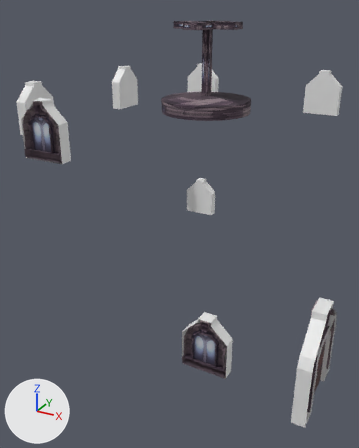
Before and after pictures for a commit that changed the FBX model res/Room/Window01.FBX.
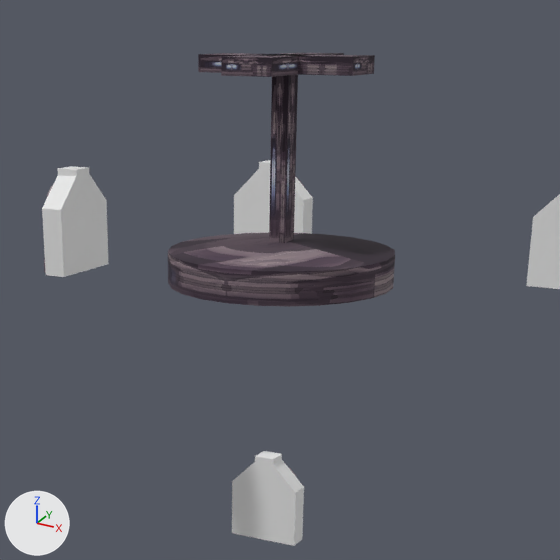
Old and new are each drawn whole from a 50 mm lens placed at (69.7, -144.1, 54.7), pointed at (-4.6, -9.1, -12.8) and again close up on the part from 27% to 88% of the width and 0% to 49% of the height. The axes (+X, +Y, +Z) are drawn at lower left. The lights are the same throughout. Where no turn or scale is listed for an object, it has been applied to the vertices.

Objects in the first close-up: 'Box002', 'Collide01', 'Collide02', 'Collide03', 'Collide05'.
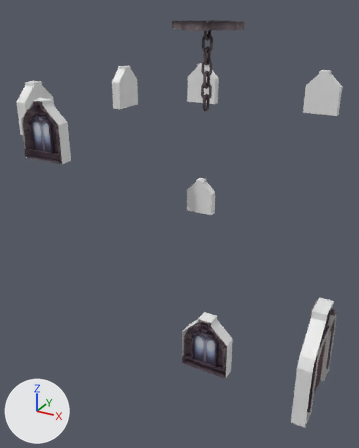
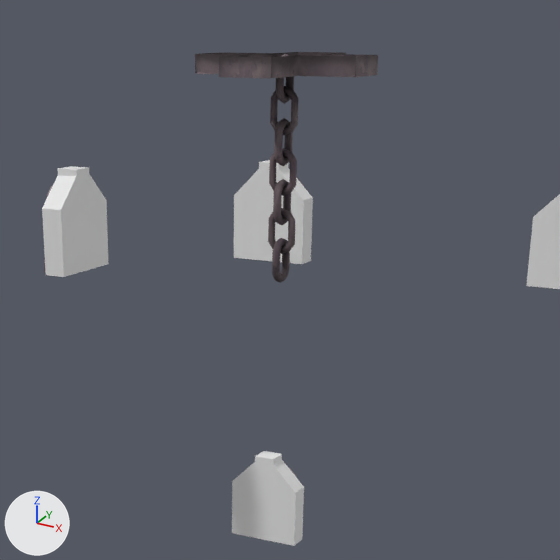
The edits, one by one:
Picture 'Poutre.jpg' (img_poutre_jpg) is new.
Material 'Poutre' (mat_poutre) is new.
Its texture is img_poutre_jpg.
Its roughness is 0.859.
Mesh me_mesh_019 is new.
It has 24 vertices, 34 faces and spans x -10.3..10.3, y -10.3..10.3, z -1.8..0.4.
It uses material mat_poutre (picture img_poutre_jpg).
Mesh me_mesh_009_1 is new.
It has 533 vertices, 1032 faces and spans x -9.9..9.9, y -9.9..9.9, z -26.2..0.5.
It uses material mat_poutre (picture img_poutre_jpg).
Object 'Box002' (ob_box002) is deleted.
Object 'Collide11' (ob_collide11) is new; it shows me_mesh_019.
Its location is (0.0, 0.0, 50.0).
Object 'Poutre' (ob_poutre) is new; it shows me_mesh_009_1.
Its location is (0.0, 0.0, 50.0).

Changed parts and their boxes [x1, y1, x2, y2] in the close-ups (560 x 560 px):
'Box002', deleted
    before: [168, 52, 395, 307]
'Poutre', added
    after: [216, 52, 369, 283]
'Collide11', added
    after: [195, 52, 378, 78]
